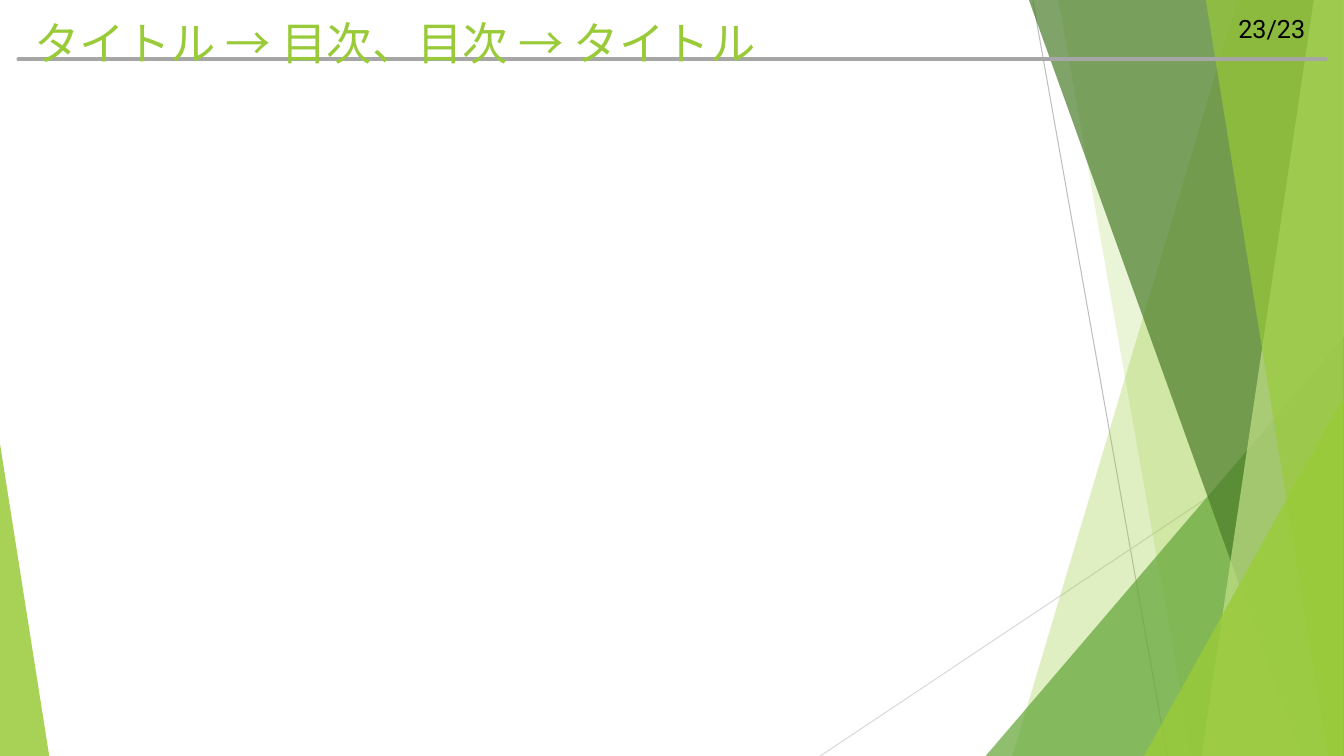
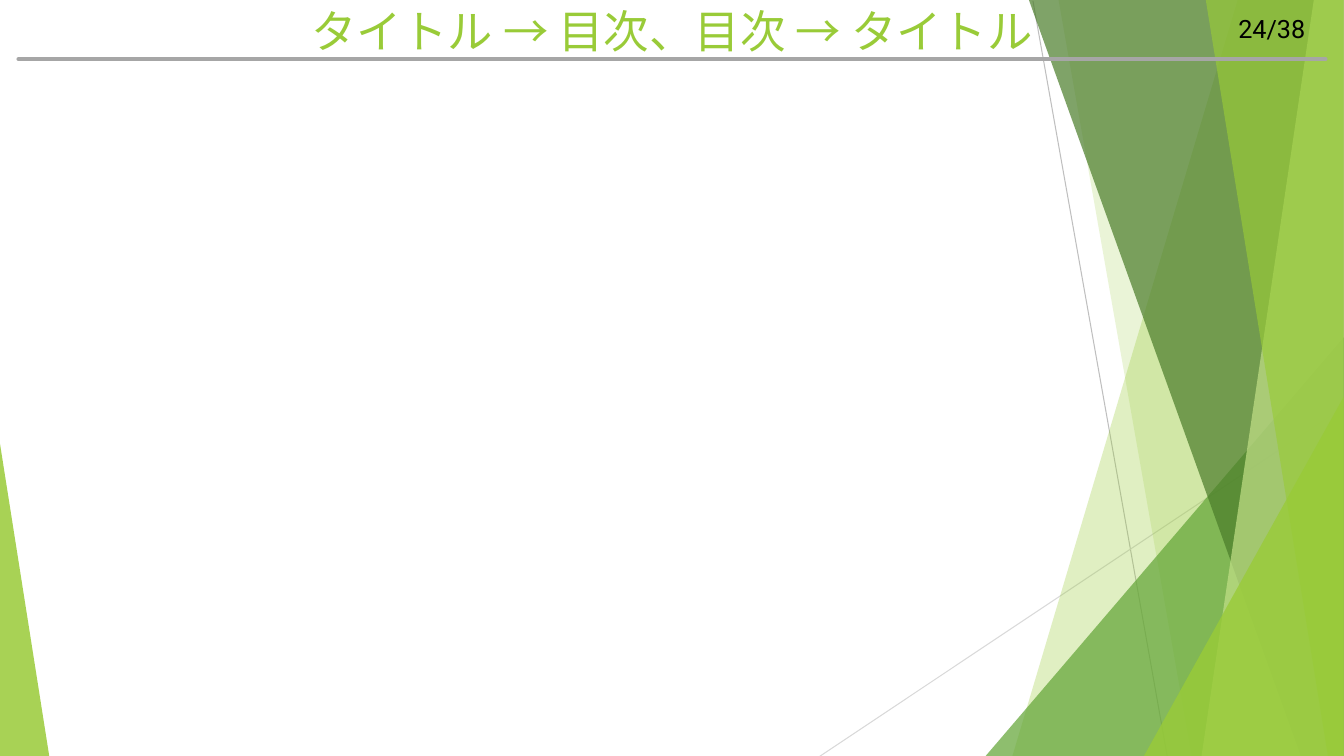
Before and after one commit to hitsuji-ga-u/pawapo, a slide deck: slide 25 of slide/customUI_debug.pptm (slide 24 before the commit). Drawn at 1344x756 pixels with LibreOffice and Linux fonts; fonts in the diff are those of the drawing. Boxes give left, top, right and bottom in pixels: in the first picture for what was removed or moved away, otherwise in the second. Text is boxed around its words. In the diff, an @@ line names an element or a change of style, - is before the commit and + after.

```diff
--- a/slide/customUI_debug.pptm
+++ b/slide/customUI_debug.pptm
@@ title "タイトル → 目次、目次 → タイトル" moved from (x1=34, y1=22, x2=755, y2=64) to (x1=311, y1=2, x2=1032, y2=60) @@
@@ title "タイトル → 目次、目次 → タイトル" at (x1=311, y1=2, x2=1032, y2=60): alignment left to centre; vertical alignment top to middle @@
@@ page number at (x1=1238, y1=20, x2=1305, y2=40): text changed @@
-23/23
+24/38
```
Also in this commit, not shown: 28 other slides changed, 2 slides added, 1 slide removed, 5 other files.
